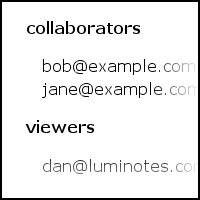
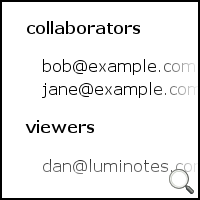
Layer changes from the first 200×200 image to the second:
renamed "New Layer#1" to "Pasted Layer", painted on it over [169, 169, 194, 194]
